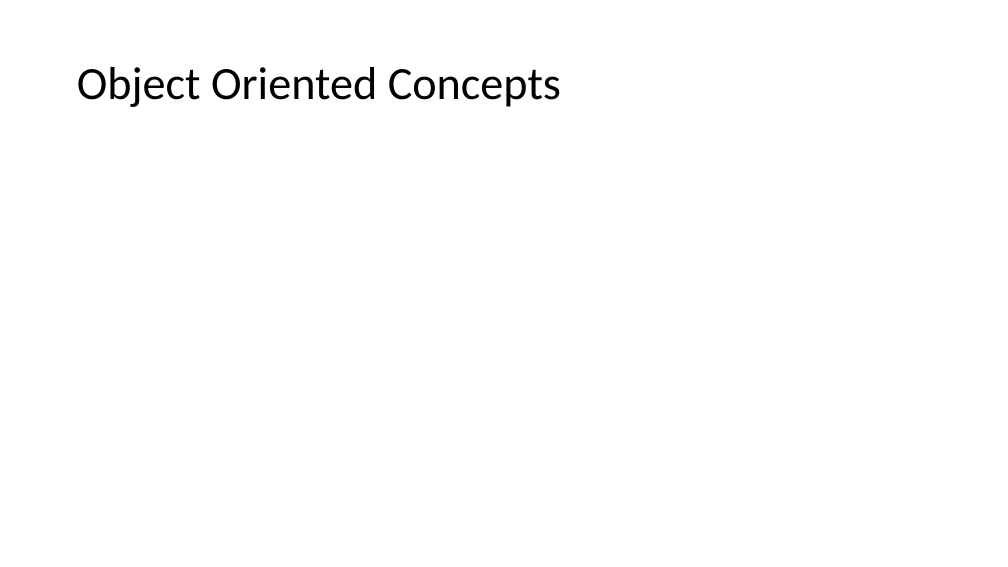
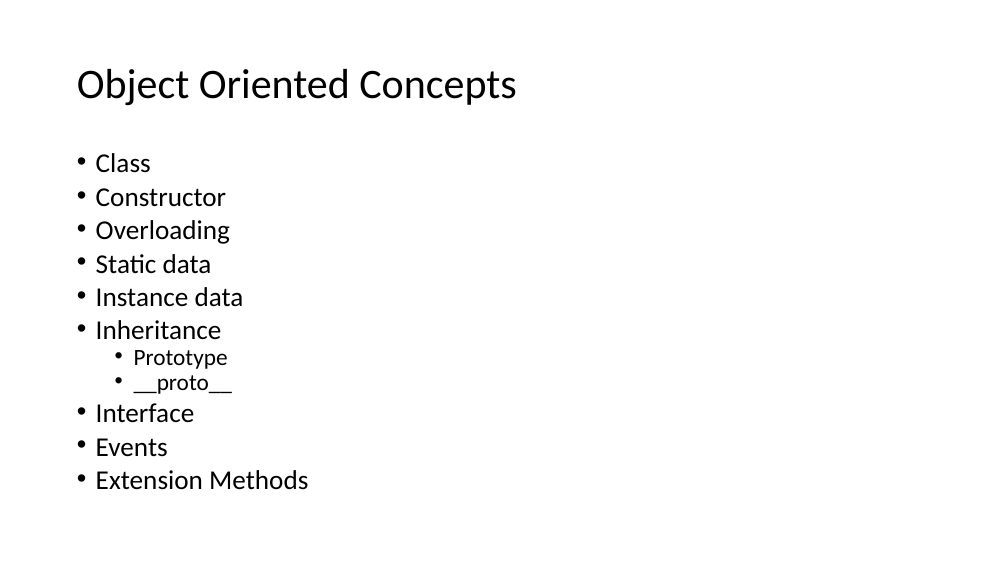
Before and after one commit to prasadhonrao/Training, a slide deck: slide 19 of Presentations/JavaScript - Language Features.pptx (slide 16 before the commit). Drawn at 1008x567 pixels with LibreOffice and Linux fonts; fonts in the diff are those of the drawing. Boxes give left, top, right and bottom in pixels: in the first picture for what was removed or moved away, otherwise in the second. Text is boxed around its words. In the diff, an @@ line names an element or a change of style, - is before the commit and + after.

```diff
--- a/Presentations/JavaScript - Language Features.pptx
+++ b/Presentations/JavaScript - Language Features.pptx
@@ title "Object Oriented Concepts" at (77, 69, 516, 106): size 44 to 40 pt @@
@@ text added at (96, 153, 308, 490), 25.9 pt, text #000000 @@
+• Class
+• Constructor
+• Overloading
+• Static data
+• Instance data
+• Inheritance
+  • Prototype
+  • __proto__
+• Interface
+• Events
+• Extension Methods
```
Also in this commit, not shown: 7 other slides changed, 4 slides added, 1 other file.
